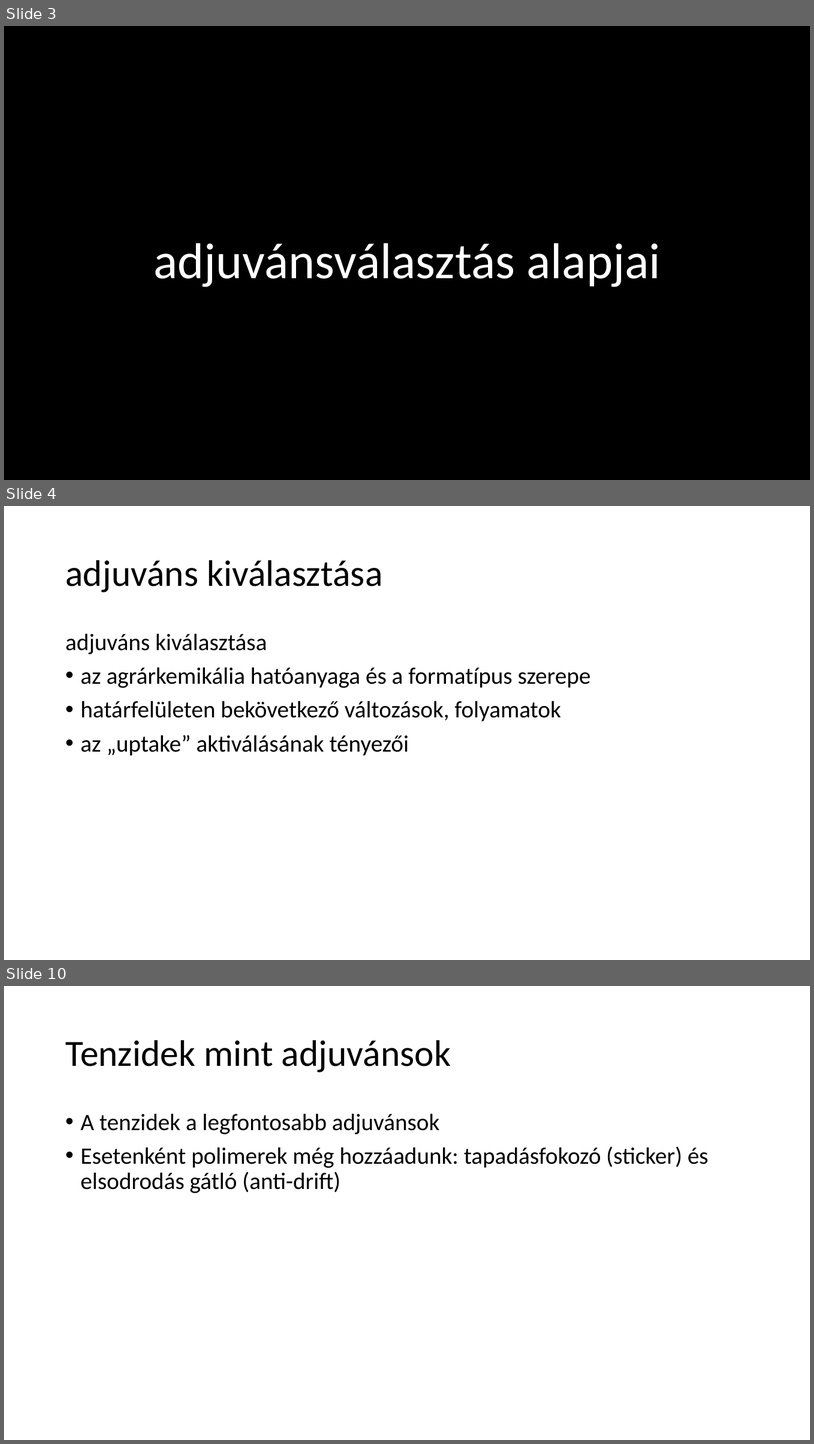
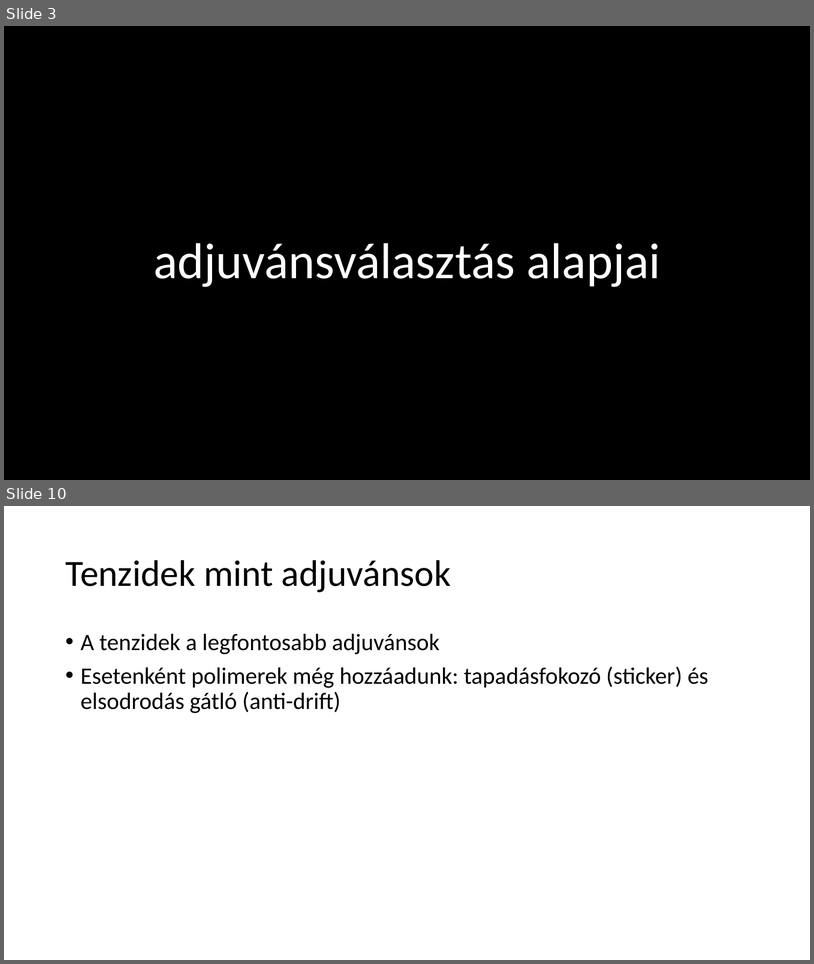
Before and after one commit to LilianaBohus/chemistry-presenations, a slide deck: adjuvants.pptx. Shown one above the other, each under a label of ours: slides 3, 4 and 10 before the commit, slides 3 and 10 after it; the slides between them are not shown. The pictures are 814x1444 and 814x964 pixels, drawn with LibreOffice and Linux fonts; fonts in the diff are those of the drawing; background and template pictures are left out. Boxes give left, top, right and bottom in pixels: in the first picture for what was removed or moved away, otherwise in the second. Text is boxed around its words. In the diff, an @@ line names an element or a change of style, - is before the commit and + after.

```diff
--- a/adjuvants.pptx
+++ b/adjuvants.pptx
@@ slide 4 removed at (4,506,810,960), background #FFFFFF @@
@@ title removed at (65,560,383,592) @@
-adjuváns kiválasztása
@@ text removed at (65,633,591,756) @@
-adjuváns kiválasztása
-• az agrárkemikália hatóanyaga és a formatípus szerepe
-• határfelületen bekövetkező változások, folyamatok
-• az „uptake” aktiválásának tényezői
```
Also in this commit, not shown: 5 slides changed, 2 slides added.
